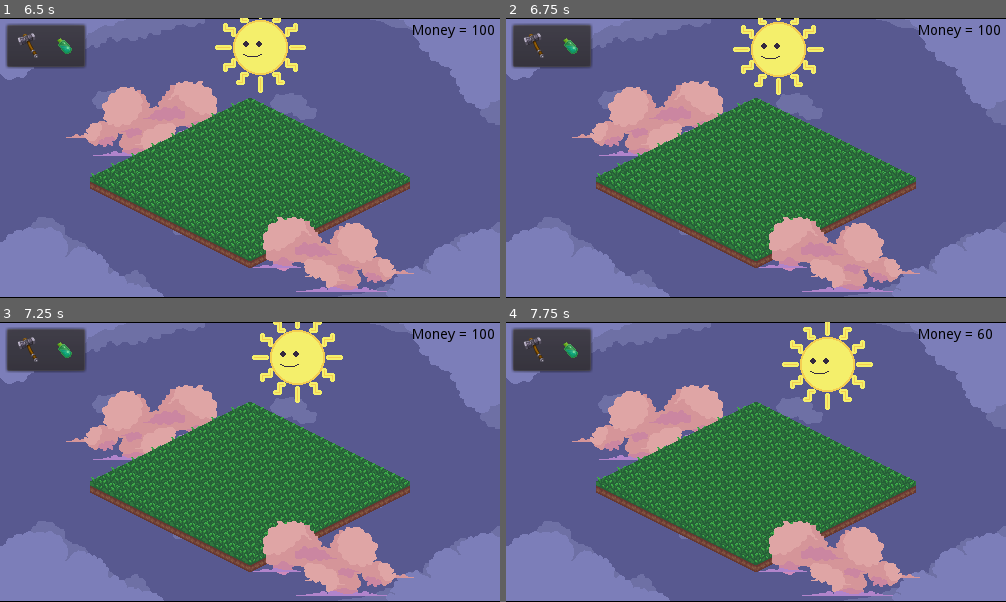
Above: before the commit, frames 1-4 (two rows, left to right).
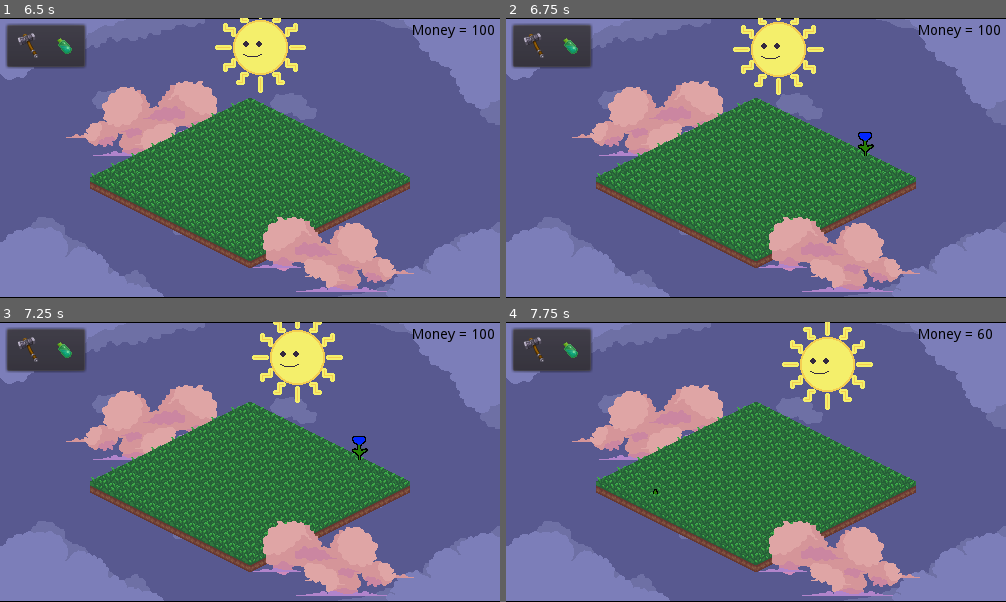
Above: after the commit, the same moments.

Repository: Valentino-02/New-Wild-Jam
Game: Godot game, scene res://src/levels/Test_Level.tscn
The game is run twice, just before and just after one commit, with the same random seed, the same clock (stepped at 60 frames per second) and the same inputs.
Inputs (mouse positions are in pixels of both pictures, inside the frame that each line leads up to):
- Up to frame 1 (6.5 s): click (30, 46) at 0.5 s; click (65, 46) at 1.25 s; click (30, 46) at 2 s; click (75, 110) at 2.77 s; click (65, 46) at 3.5 s; click (30, 46) at 4.25 s; click (75, 110) at 5.02 s; click (65, 46) at 5.75 s
- Up to frame 2 (6.75 s): move the mouse to (866, 144) at 6.52 s; press the mouse at (866, 144) at 6.53 s
- Up to frame 3 (7.25 s): no input
- Up to frame 4 (7.75 s): move the mouse to (656, 476) at 7.27 s; release the mouse at (656, 476) at 7.28 s; click (656, 476) at 7.35 s

Frame 1 is identical in both runs. In frame 2, 0.2% of the frame differs, in the area x 70-74%, y 40-50%; in frame 3, 0.2%; in frame 4, less than 0.1%.
Error before the commit: Parse Error: Can't preload resource at path: res://src/systems/managers/Plant_Manager.tres (res://src/objects/plant/Plant.gd:3)

Commit message:
Integrated with BoardObject

Diff:
--- a/src/objects/plant/Plant.gd
+++ b/src/objects/plant/Plant.gd
@@ -1,6 +1,7 @@
 extends BoardObject
 
-var plant_manager = preload("res://src/systems/managers/Plant_Manager.tres")
+var object_data = preload("res://src/objects/Object_Data.tres")
+var game_manager = preload("res://src/systems/managers/Game_Manager.tres")
 var time_manager = preload("res://src/systems/managers/Time_Manager.tres")
 
 onready var sprite = $Sprite
@@ -10,21 +11,26 @@
 var cur_state: int = 0
 var next_growth: int
 
-#func place_down(map_position) -> void:
-#	.place_down(map_position)
+func place_down(map_position) -> void:
+	.place_down(map_position)
+	last_growth = time_manager.time
+	type_data = object_data.objects[type]
+	time_manager.connect("time_changed", self, "time_changed")
+	_update_state()
+
+func _ready() -> void:
+	type = game_manager.current_object
+	var plant_textures = object_data.objects[type]["growth_textures"]
+	sprite.texture = load(plant_textures[plant_textures.size() - 1])
+
+#func _ready() -> void:
 #	last_growth = time_manager.time
 #	type_data = plant_manager.plant_data[type]
 #	time_manager.connect("time_changed", self, "time_changed")
 #	_update_state()
 
-func _ready() -> void:
-	last_growth = time_manager.time
-	type_data = plant_manager.plant_data[type]
-	time_manager.connect("time_changed", self, "time_changed")
-	_update_state()
-
 func _update_state() -> void:
-	sprite.texture = load(type_data.textures[cur_state])
+	sprite.texture = load(type_data.growth_textures[cur_state])
 
 	if type_data.growth_time.size() == cur_state:
 		time_manager.disconnect("time_changed", self, "time_changed")
@@ -32,6 +38,7 @@
 		next_growth = time_manager.add_times(last_growth, type_data.growth_time[cur_state])
 		last_growth = time_manager.time
 
+
 func time_changed(_past_time, new_time) -> void:
 	if new_time >= next_growth:
 		cur_state += 1
